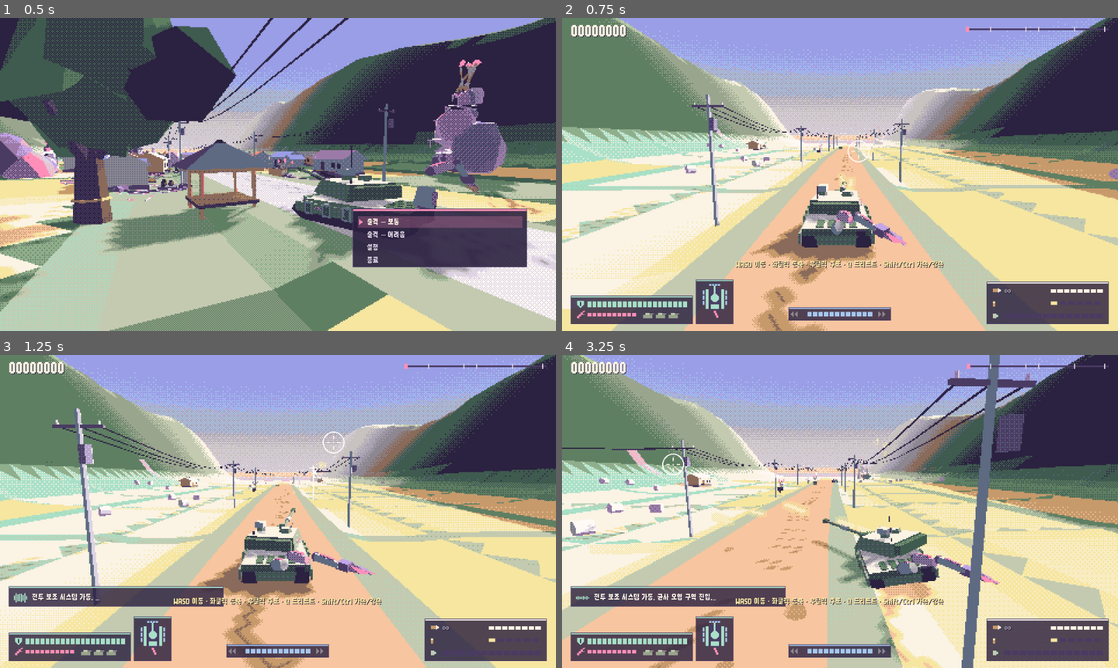
Above: before the commit, frames 1-4 (two rows, left to right).
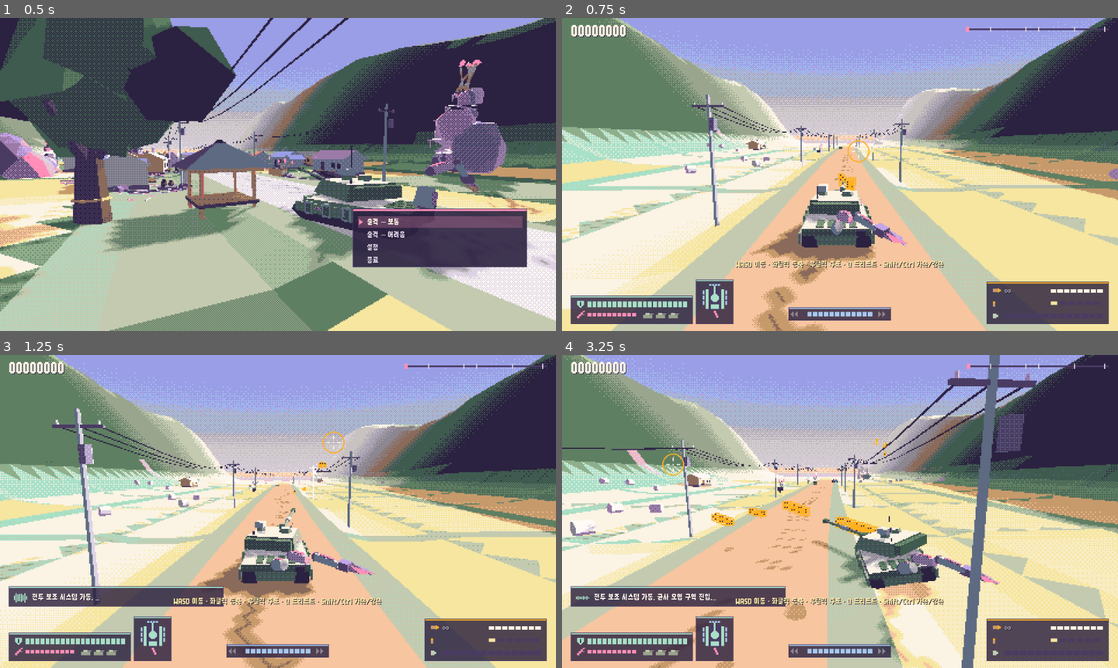
Above: after the commit, the same moments.

Repository: scarf005/orca-class
Game: Godot game, scene res://scenes/main.tscn
The game is run twice, just before and just after one commit, with the same random seed, the same clock (stepped at 60 frames per second) and the same inputs.
Inputs (mouse positions are in pixels of both pictures, inside the frame that each line leads up to):
- Up to frame 1 (0.5 s): no input
- Up to frame 2 (0.75 s): tap Enter (ui_accept) at 0.5 s; drag from (840, 174) to (895, 105) at 0.52 s
- Up to frame 3 (1.25 s): no input
- Up to frame 4 (3.25 s): drag from (728, 527) to (812, 574) at 1.27 s; move the mouse to (895, 442) at 2.02 s; press the mouse at (895, 442) at 2.03 s; hold D (move_right) 2.03-2.75 s; release the mouse at (895, 442) at 2.75 s; drag from (812, 574) to (673, 464) at 2.77 s

Frame 1 is identical in both runs. In frame 2, 0.3% of the frame differs, in the area x 49-99%, y 39-92%; in frame 3, 0.2%; in frame 4, 0.8%, in the area x 18-99%, y 26-92%.

Commit message:
feat: give projectiles saturated accent colors and ink outlines

Diff:
--- a/scripts/core/palette.gd
+++ b/scripts/core/palette.gd
@@ -31,8 +31,12 @@
 const LEAF := Color("b5d19a")
 const CREAM := Color("fbf3e4")
 const WHITE := Color("fffaf5")
+## Saturated accents, kept for projectiles and muzzle fire so they cut through the pastel scene.
+const HOT := Color("ff3565")
+const AMBER := Color("ffb01f")
+const CYAN := Color("2fd3ea")
 
 const ALL: Array[Color] = [
 	INK, DUSK, SLATE, MOSS, PINE, SAGE, LEAF, HULL, HULL_LIGHT, MINT, TEAL, SKY, PERIWINKLE, LILAC, MAUVE,
-	BLUSH, FUNGUS, PEACH, CORAL, RED, BUTTER, STRAW, OCHRE, WOOD, CONCRETE, STONE, ASH, MIST, CREAM, WHITE,
+	BLUSH, FUNGUS, PEACH, CORAL, RED, BUTTER, STRAW, OCHRE, WOOD, CONCRETE, STONE, ASH, MIST, CREAM, WHITE, HOT, AMBER, CYAN,
 ]
--- a/scripts/enemies/enemy.gd
+++ b/scripts/enemies/enemy.gd
@@ -140,7 +140,7 @@
 		world.fx.debris(center, 6, debris_colors, 14.0, 0.3)
 
 
-func fire_at(shape: String, from: Vector3, target: Vector3, speed: float, damage: float, color := Palette.RED) -> Projectile:
+func fire_at(shape: String, from: Vector3, target: Vector3, speed: float, damage: float, color := Palette.HOT) -> Projectile:
 	var projectile := World.current.spawn_projectile(Team.ENEMY, from, (target - from).normalized() * speed, shape, color)
 	projectile.hit = Hit.make(Hit.Kind.BULLET, damage, from)
 	projectile.hit.source = self
--- a/scripts/enemies/uav.gd
+++ b/scripts/enemies/uav.gd
@@ -143,7 +143,7 @@
 	var from := global_position + Vector3.DOWN * 0.6
 	var velocity_out := (target - from) / flight
 	velocity_out.y += 0.5 * 20.0 * flight
-	var bomb := world.spawn_projectile(Team.ENEMY, from, velocity_out, "bomb", Palette.CORAL)
+	var bomb := world.spawn_projectile(Team.ENEMY, from, velocity_out, "bomb", Palette.HOT)
 	bomb.gravity = 20.0
 	bomb.hit = Hit.make(Hit.Kind.BLAST, 0.0, from)
 	bomb.hit.source = self
--- a/scripts/player/armament.gd
+++ b/scripts/player/armament.gd
@@ -5,9 +5,9 @@
 const COAX_TIERS: Array = [[8], [15], [20], [20, 8], [20, 15], [20, 20, 8]]
 
 const GUNS := {
-	8: {"interval": 0.065, "damage": 3.4, "speed": 150.0, "spread": 0.014, "color": Palette.BUTTER, "sound": "coax8", "blast": 0.0},
-	15: {"interval": 0.09, "damage": 7.5, "speed": 150.0, "spread": 0.011, "color": Palette.PEACH, "sound": "coax15", "blast": 0.0},
-	20: {"interval": 0.115, "damage": 12.0, "speed": 140.0, "spread": 0.009, "color": Palette.CORAL, "sound": "coax20", "blast": 1.3},
+	8: {"interval": 0.065, "damage": 3.4, "speed": 150.0, "spread": 0.014, "color": Palette.AMBER, "sound": "coax8", "blast": 0.0},
+	15: {"interval": 0.09, "damage": 7.5, "speed": 150.0, "spread": 0.011, "color": Palette.AMBER, "sound": "coax15", "blast": 0.0},
+	20: {"interval": 0.115, "damage": 12.0, "speed": 140.0, "spread": 0.009, "color": Palette.HOT, "sound": "coax20", "blast": 1.3},
 }
 
 enum Round { APHE, HEAT, CANISTER, DRAGON, APFSDS, AIRBURST }
@@ -25,8 +25,8 @@
 const HEAT_RELOAD := 1.25
 
 const ROUND_COLORS := {
-	Round.APHE: Palette.WHITE, Round.HEAT: Palette.CORAL, Round.CANISTER: Palette.SKY, Round.DRAGON: Palette.FUNGUS,
-	Round.APFSDS: Palette.MINT, Round.AIRBURST: Palette.LILAC,
+	Round.APHE: Palette.AMBER, Round.HEAT: Palette.HOT, Round.CANISTER: Palette.CYAN, Round.DRAGON: Palette.FUNGUS,
+	Round.APFSDS: Palette.CYAN, Round.AIRBURST: Palette.PERIWINKLE,
 }
 
 
--- a/scripts/ui/debug_room.gd
+++ b/scripts/ui/debug_room.gd
@@ -172,13 +172,8 @@
 	for i in shapes.size():
 		var at := _slot(d, i, shapes.size(), 4.5) + Vector3.UP * 2.0
 		var enemy_shot: bool = shapes[i] in ["orb", "rocket", "atgm", "bomb", "mortar"]
-		var color := Palette.RED if enemy_shot else Palette.BUTTER
-		var meshes := World._projectile_meshes(shapes[i], color)
-		for k in meshes.size():
-			var node := MeshInstance3D.new()
-			node.mesh = meshes[k]
-			if k == 1:
-				node.material_override = World._halo_material
+		var color := Palette.HOT if enemy_shot else Palette.AMBER
+		for node in World.projectile_visual(shapes[i], color):
 			world.add_child(node)
 			node.global_position = at
 			node.rotation.y = PI * 0.5
--- a/scripts/world/world.gd
+++ b/scripts/world/world.gd
@@ -130,13 +130,23 @@
 }
 static var _shape_meshes := {}
 static var _halo_material := _make_halo_material()
+static var _outline_material := _make_outline_material()
+
+
+## Back faces of a slightly larger shell drawn in ink: a hard outline around every shot.
+static func _make_outline_material() -> StandardMaterial3D:
+	var material := StandardMaterial3D.new()
+	material.shading_mode = BaseMaterial3D.SHADING_MODE_UNSHADED
+	material.cull_mode = BaseMaterial3D.CULL_FRONT
+	material.albedo_color = Palette.INK
+	return material
 
 
 static func _make_halo_material() -> ShaderMaterial:
 	var material := ShaderMaterial.new()
 	material.shader = preload("res://shaders/dither_fade.gdshader")
 	material.set_shader_parameter("unshaded", true)
-	material.set_shader_parameter("alpha_scale", 0.5)
+	material.set_shader_parameter("alpha_scale", 0.75)
 	return material
 
 
@@ -148,28 +158,52 @@
 	var width: float = spec[1]
 	var length: float = spec[2]
 	var halo_scale: float = spec[3]
-	var hot := color.lerp(Palette.WHITE, 0.65)
+	# A hot center, a solid saturated body, an ink outline and a dithered glow around it all.
+	var hot := color.lerp(Palette.WHITE, 0.3)
 	var core := LowPoly.new()
 	var halo := LowPoly.new()
+	var outline := LowPoly.new()
 	core.glow = true
 	halo.glow = true
+	outline.glow = true
 	match spec[0]:
 		"streak":
-			core.box(Transform3D(Basis(), Vector3(0, 0, length * 0.5)), Vector3(width, width, length), hot)
+			core.box(Transform3D(Basis(), Vector3(0, 0, length * 0.5)), Vector3(width, width, length), color)
+			core.box(Transform3D(Basis(), Vector3(0, 0, length * 0.2)), Vector3(width, width, length * 0.4) * 1.02, hot)
+			outline.box(Transform3D(Basis(), Vector3(0, 0, length * 0.5)), Vector3(width * 1.7, width * 1.7, length + width), Palette.INK)
 			halo.box(Transform3D(Basis(), Vector3(0, 0, length * 0.55)), Vector3(width * halo_scale, width * halo_scale, length * 1.1), color)
 		"orb":
-			core.blob(Transform3D(), width, hot, 0, 0.15, 5)
+			core.blob(Transform3D(), width, color, 1, 0.1, 5)
+			core.blob(Transform3D(), width * 0.55, hot, 0, 0.1, 5)
+			outline.blob(Transform3D(), width * 1.3, Palette.INK, 1, 0.1, 5)
 			halo.blob(Transform3D(), width * halo_scale, color, 0, 0.2, 6)
 		"missile":
 			core.glow = false
 			core.box(Transform3D(Basis(), Vector3(0, 0, length * 0.5)), Vector3(width, width, length), Palette.SLATE)
 			core.box(Transform3D(Basis(), Vector3(0, 0, length * 0.8)), Vector3(width * 2.2, 0.03, width * 1.2), Palette.STONE)
 			core.glow = true
-			core.box(Transform3D(Basis(), Vector3(0, 0, length + 0.15)), Vector3(width, width, 0.3) * 1.3, Palette.WHITE)
+			core.box(Transform3D(Basis(), Vector3(0, 0, length + 0.15)), Vector3(width, width, 0.3) * 1.3, hot)
+			outline.box(Transform3D(Basis(), Vector3(0, 0, length * 0.55)), Vector3(width * 1.5, width * 1.5, length * 1.3), Palette.INK)
 			halo.blob(Transform3D(Basis(), Vector3(0, 0, length + 0.3)), width * halo_scale, color, 0, 0.2, 7)
-	var meshes: Array[Mesh] = [core.mesh(), halo.mesh()]
+	var meshes: Array[Mesh] = [core.mesh(), halo.mesh(), outline.mesh()]
 	_shape_meshes[key] = meshes
 	return meshes
+
+
+## Mesh instances for a projectile look: core, glow halo and ink outline.
+static func projectile_visual(shape: String, color: Color) -> Array[MeshInstance3D]:
+	var meshes := _projectile_meshes(shape, color)
+	var result: Array[MeshInstance3D] = []
+	for i in meshes.size():
+		var mesh := MeshInstance3D.new()
+		mesh.mesh = meshes[i]
+		mesh.cast_shadow = GeometryInstance3D.SHADOW_CASTING_SETTING_OFF
+		if i == 1:
+			mesh.material_override = _halo_material
+		elif i == 2:
+			mesh.material_override = _outline_material
+		result.append(mesh)
+	return result
 
 
 func spawn_projectile(team: Entity.Team, position: Vector3, velocity: Vector3, shape: String, color := Color(0, 0, 0, 0)) -> Projectile:
@@ -178,14 +212,8 @@
 	projectile.velocity = velocity
 	projectile.hit.source = player if team == Entity.Team.PLAYER else null
 	if color.a == 0.0:
-		color = Palette.BUTTER if team == Entity.Team.PLAYER else Palette.RED
-	var meshes := _projectile_meshes(shape, color)
-	for i in meshes.size():
-		var mesh := MeshInstance3D.new()
-		mesh.mesh = meshes[i]
-		mesh.cast_shadow = GeometryInstance3D.SHADOW_CASTING_SETTING_OFF
-		if i == 1:
-			mesh.material_override = _halo_material
+		color = Palette.AMBER if team == Entity.Team.PLAYER else Palette.HOT
+	for mesh in projectile_visual(shape, color):
 		projectile.add_child(mesh)
 	_projectile_container.add_child(projectile)
 	projectile.global_position = position
